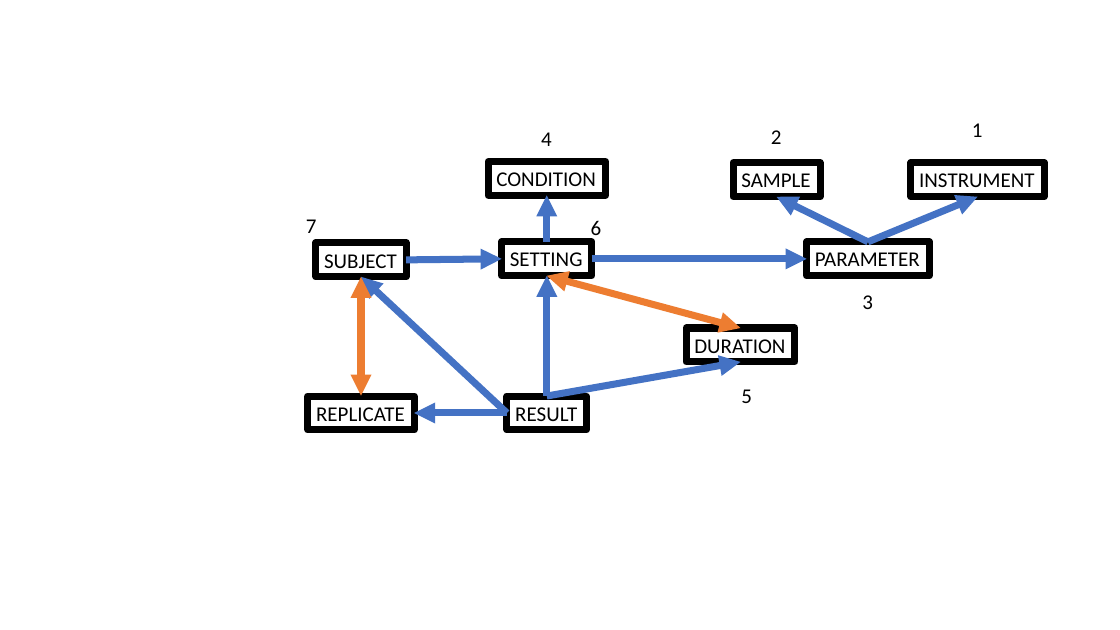
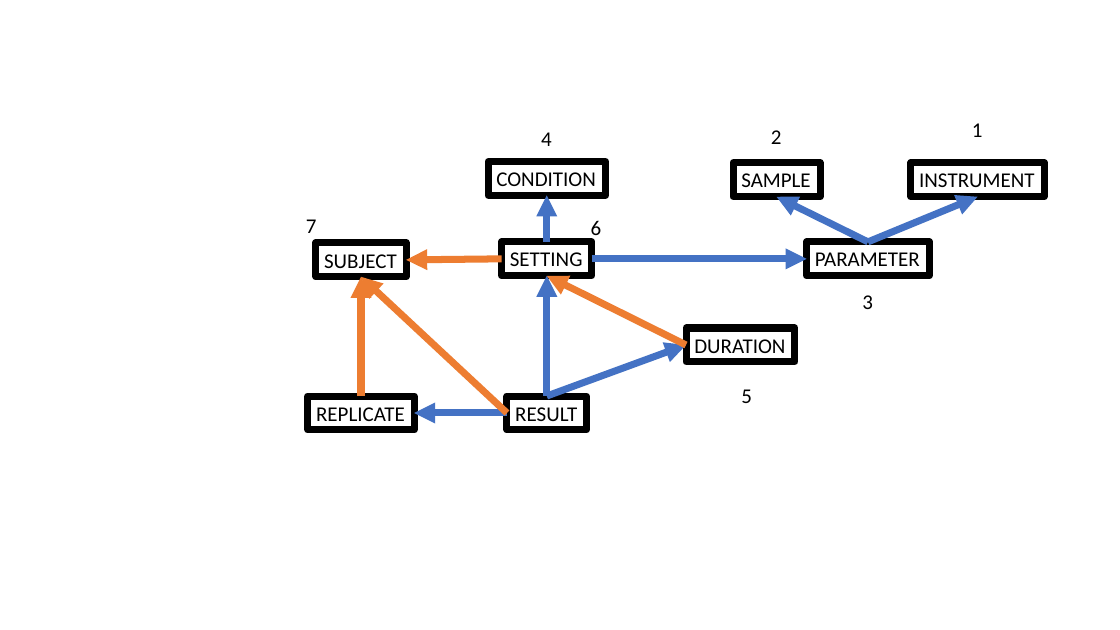
Before and after one commit to drfoehn/stabcalc, a slide deck: slide 1 of other_data/models_flowchart.pptx. Drawn at 1120x630 pixels with LibreOffice and Linux fonts; fonts in the diff are those of the drawing. Boxes give left, top, right and bottom in pixels: in the first picture for what was removed or moved away, otherwise in the second. Text is boxed around its words. In the diff, an @@ line names an element or a change of style, - is before the commit and + after.

```diff
--- a/other_data/models_flowchart.pptx
+++ b/other_data/models_flowchart.pptx
@@ arrow moved from (407, 260) - (502, 259) to (502, 259) - (407, 260) @@
@@ arrow (502, 259) - (407, 260): stroke #4472C4 6 pt to #ED7D31 6 pt @@
@@ arrow (507, 413) - (361, 277): stroke #4472C4 6 pt to #ED7D31 6 pt @@
@@ double arrow (361, 396) - (361, 277): double arrow to arrow @@
@@ double arrow moved from (741, 328) - (547, 276) to (686, 345) - (547, 276) @@
@@ double arrow (686, 345) - (547, 276): double arrow to arrow @@
@@ arrow moved from (547, 396) - (741, 362) to (547, 396) - (686, 345) @@
```
Also in this commit, not shown: 7 other files.
